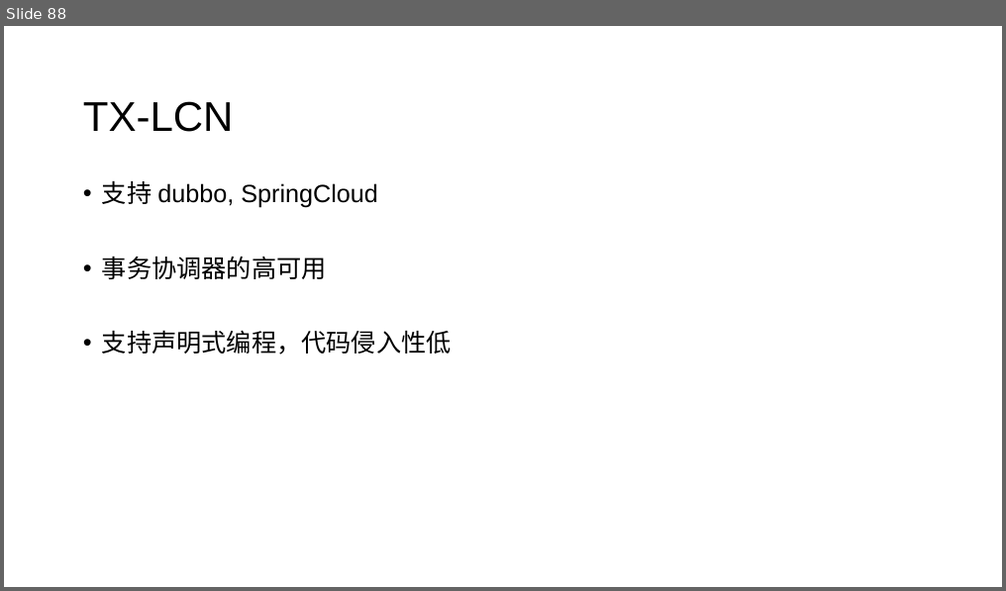
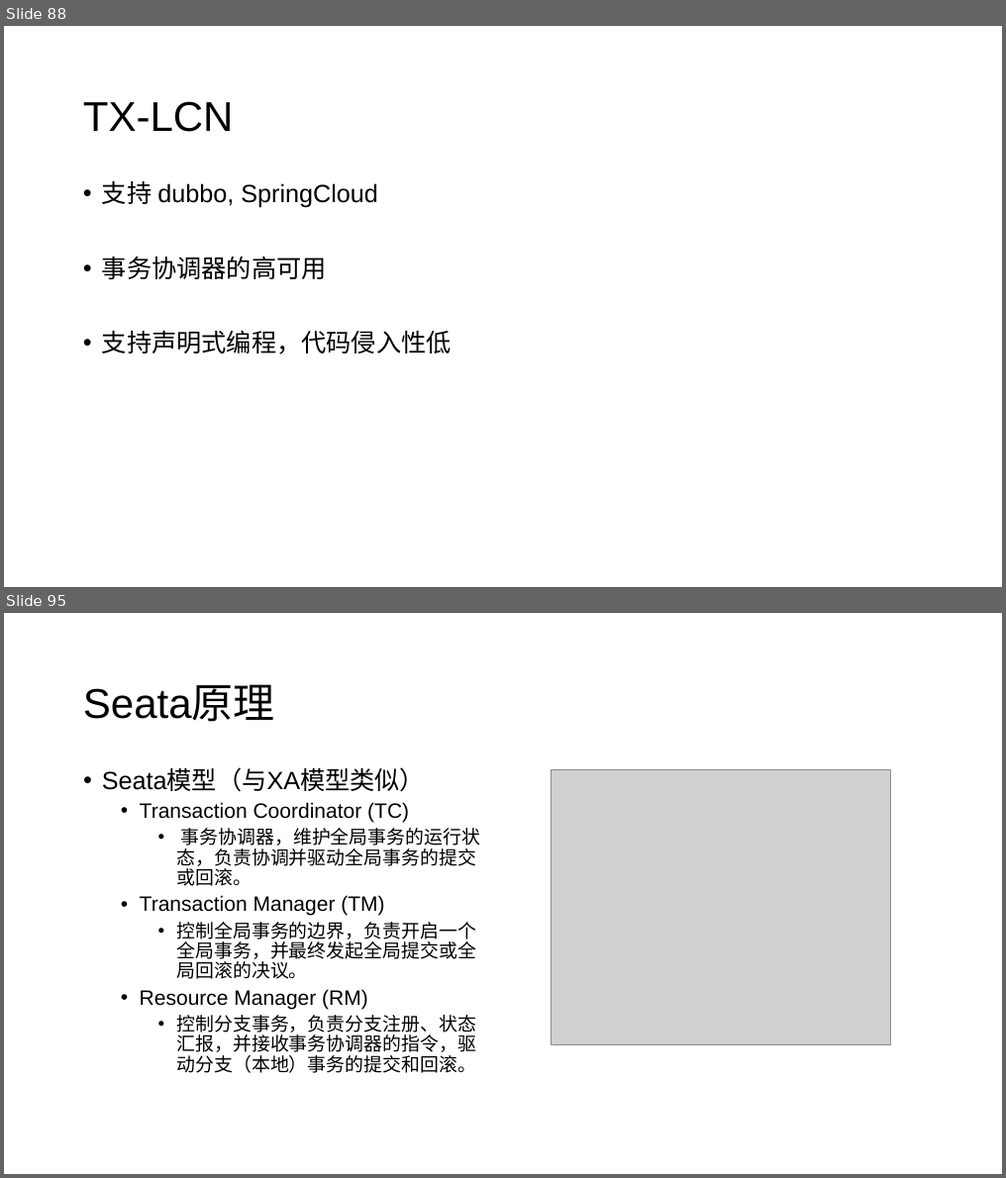
Before and after one commit to jungle0127/springcloudstudy, a slide deck: docs/distributedsystemtransaction.pptx. Shown one above the other, each under a label of ours: slide 88 before the commit, slides 88 and 95 after it; the slides between them are not shown. The pictures are 1006x591 and 1006x1178 pixels, drawn with LibreOffice and Linux fonts; fonts in the diff are those of the drawing; grey boxes stand for pictures. Boxes give left, top, right and bottom in pixels: in the first picture for what was removed or moved away, otherwise in the second. Text is boxed around its words. In the diff, an @@ line names an element or a change of style, - is before the commit and + after.

```diff
--- a/docs/distributedsystemtransaction.pptx
+++ b/docs/distributedsystemtransaction.pptx
@@ slide 95 added at (x1=4, y1=613, x2=1002, y2=1174), background #FFFFFF @@
@@ title added at (x1=83, y1=684, x2=275, y2=722), 40 pt, text #000000 @@
+Seata原理
@@ text added at (x1=102, y1=769, x2=480, y2=1073), 18 pt, text #000000 @@
+• Seata模型（与XA模型类似）
+  • Transaction Coordinator (TC)
+    • 事务协调器，维护全局事务的运行状态，负责协调并驱动全局事务的提交或回滚。
+  • Transaction Manager (TM)
+    • 控制全局事务的边界，负责开启一个全局事务，并最终发起全局提交或全局回滚的决议。
+  • Resource Manager (RM)
+    • 控制分支事务，负责分支注册、状态汇报，并接收事务协调器的指令，驱动分支（本地）事务的提交和回滚。
@@ picture added at (x1=551, y1=769, x2=890, y2=1045) @@
```
Also in this commit, not shown: 3 slides changed, 15 other slides added, 1 slide removed.
